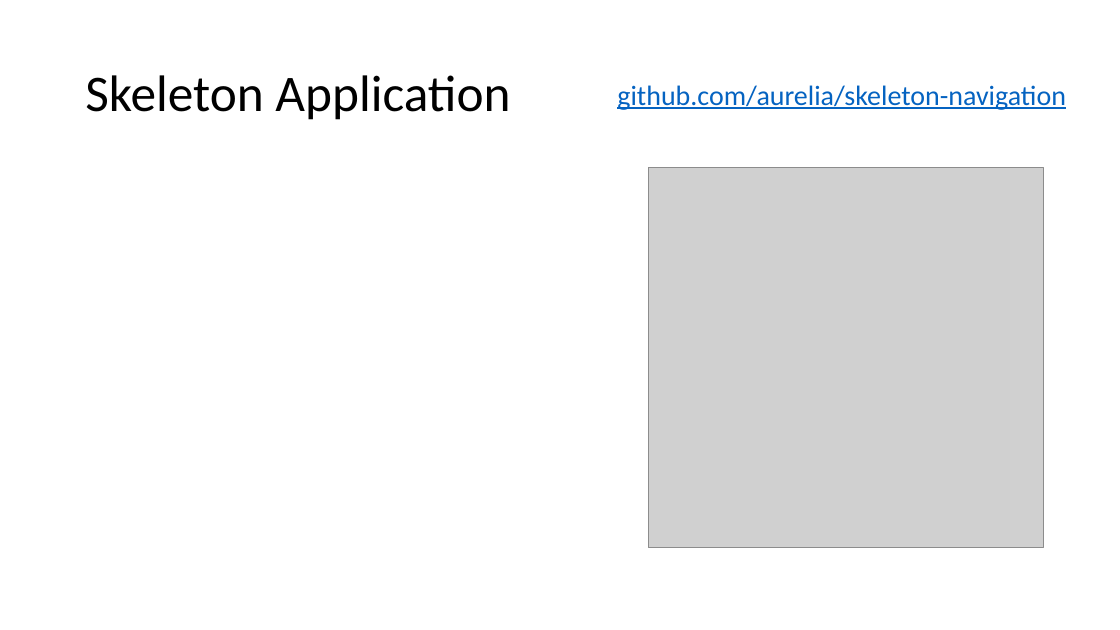
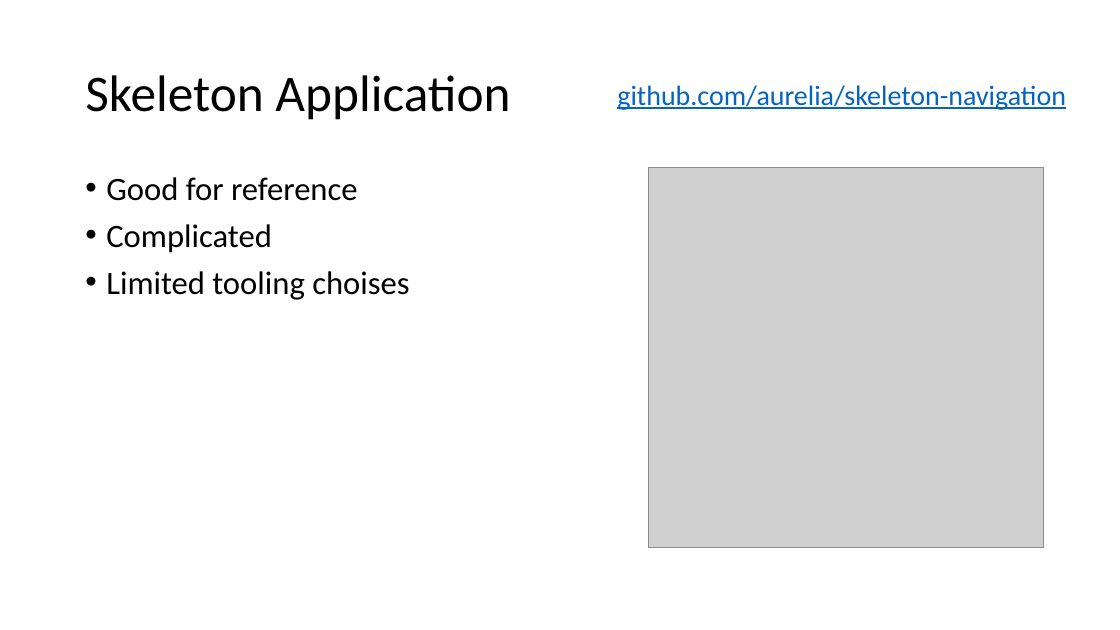
Before and after one commit to vuorinem/ADNUGTalk, a slide deck: slide 16 of Aurelia.pptm (slide 11 before the commit). Drawn at 1120x630 pixels with LibreOffice and Linux fonts; fonts in the diff are those of the drawing; grey boxes stand for pictures. Boxes give left, top, right and bottom in pixels: in the first picture for what was removed or moved away, otherwise in the second. Text is boxed around its words. In the diff, an @@ line names an element or a change of style, - is before the commit and + after.

Commit message:
Update presentation

```diff
--- a/Aurelia.pptm
+++ b/Aurelia.pptm
@@ text added at bbox=[106, 177, 409, 300], 28 pt, text #000000 @@
+• Good for reference
+• Complicated
+• Limited tooling choises
```
Also in this commit, not shown: 2 other slides changed, 13 slides added, 1 slide removed.
